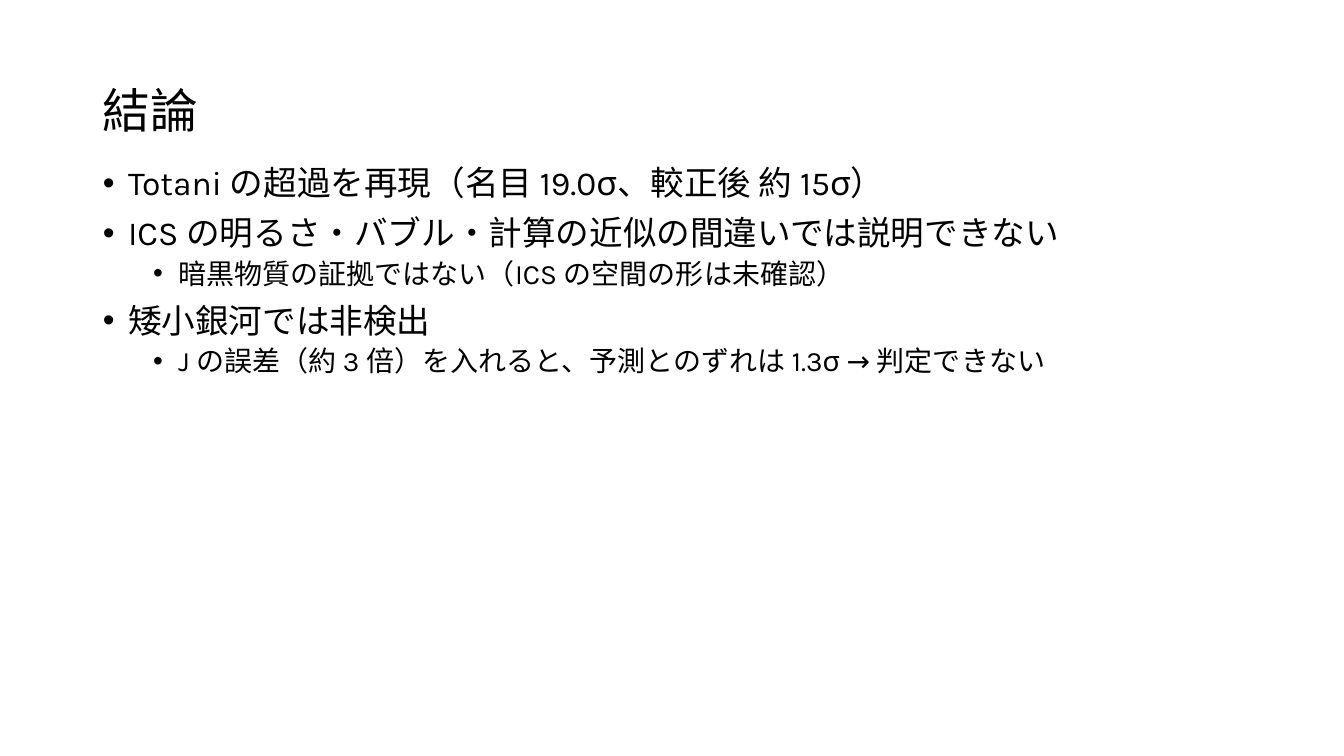
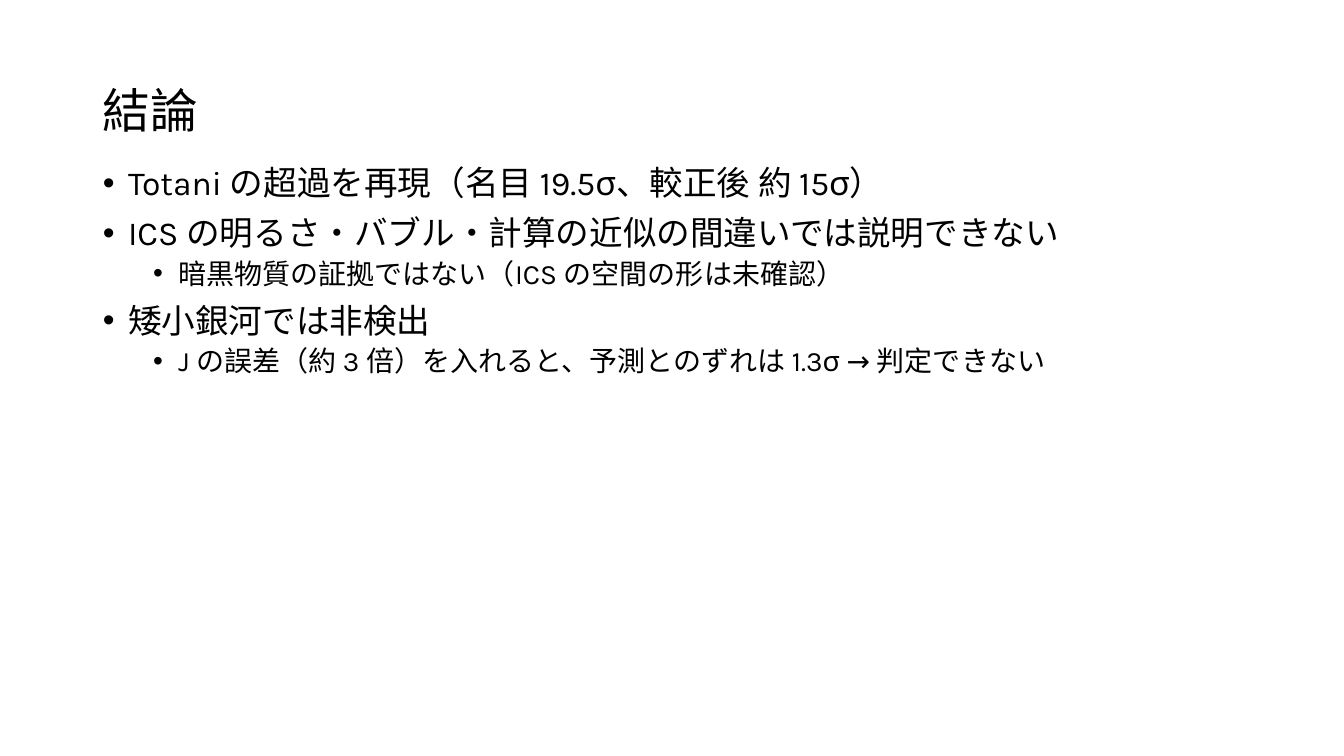
Before and after one commit to Mikann20041029/darkmatter-slides, a slide deck: slide 36 of slides/2026-10-02_研究進捗報告_claude.pptx. Drawn at 1344x756 pixels with LibreOffice and Linux fonts; fonts in the diff are those of the drawing. Boxes give left, top, right and bottom in pixels: in the first picture for what was removed or moved away, otherwise in the second. Text is boxed around its words. In the diff, an @@ line names an element or a change of style, - is before the commit and + after.

```diff
--- a/slides/2026-10-02_研究進捗報告_claude.pptx
+++ b/slides/2026-10-02_研究進捗報告_claude.pptx
@@ text at (x1=128, y1=166, x2=883, y2=198): text changed @@
-• Totani の超過を再現（名目 19.0σ、較正後 約 15σ）
+• Totani の超過を再現（名目 19.5σ、較正後 約 15σ）
```
Also in this commit, not shown: 13 other slides changed, 34 other files.
